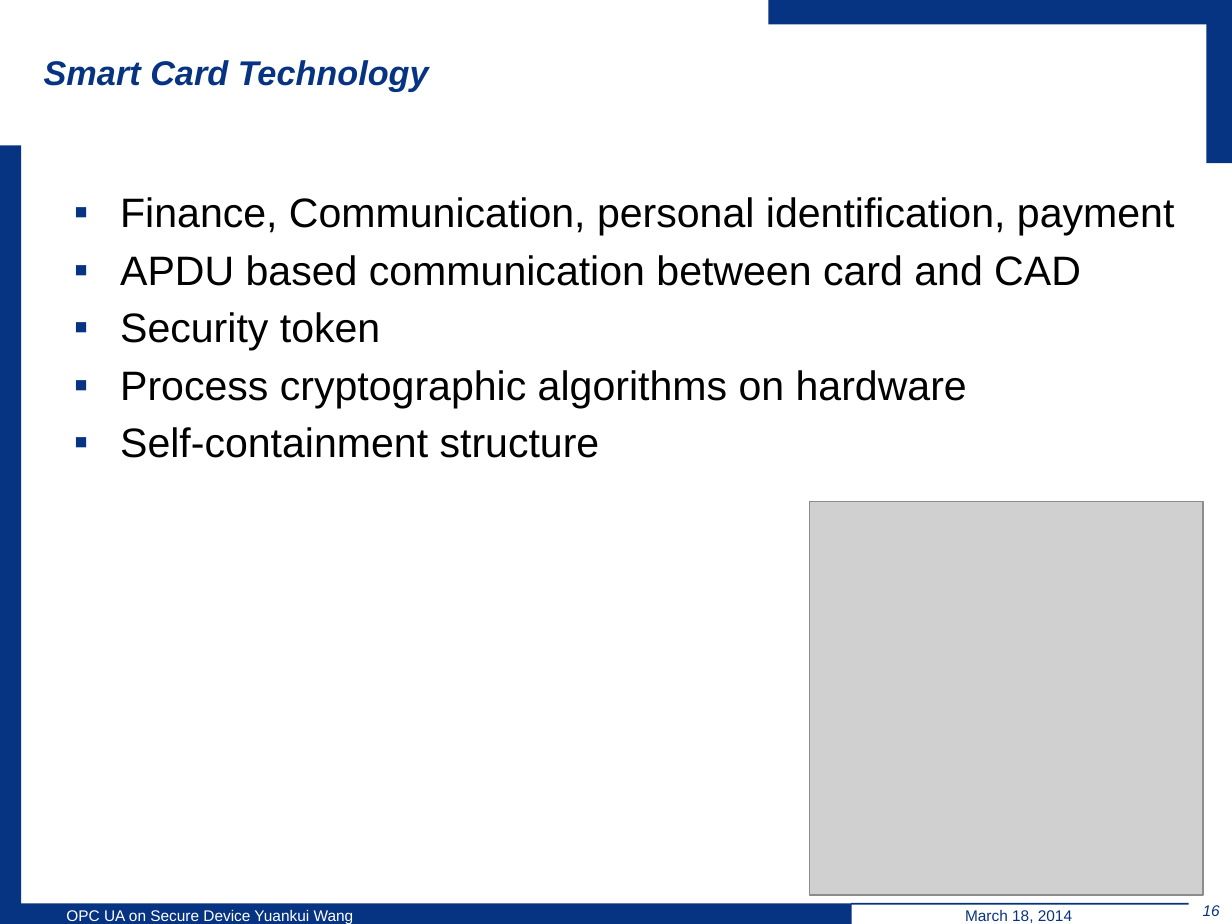
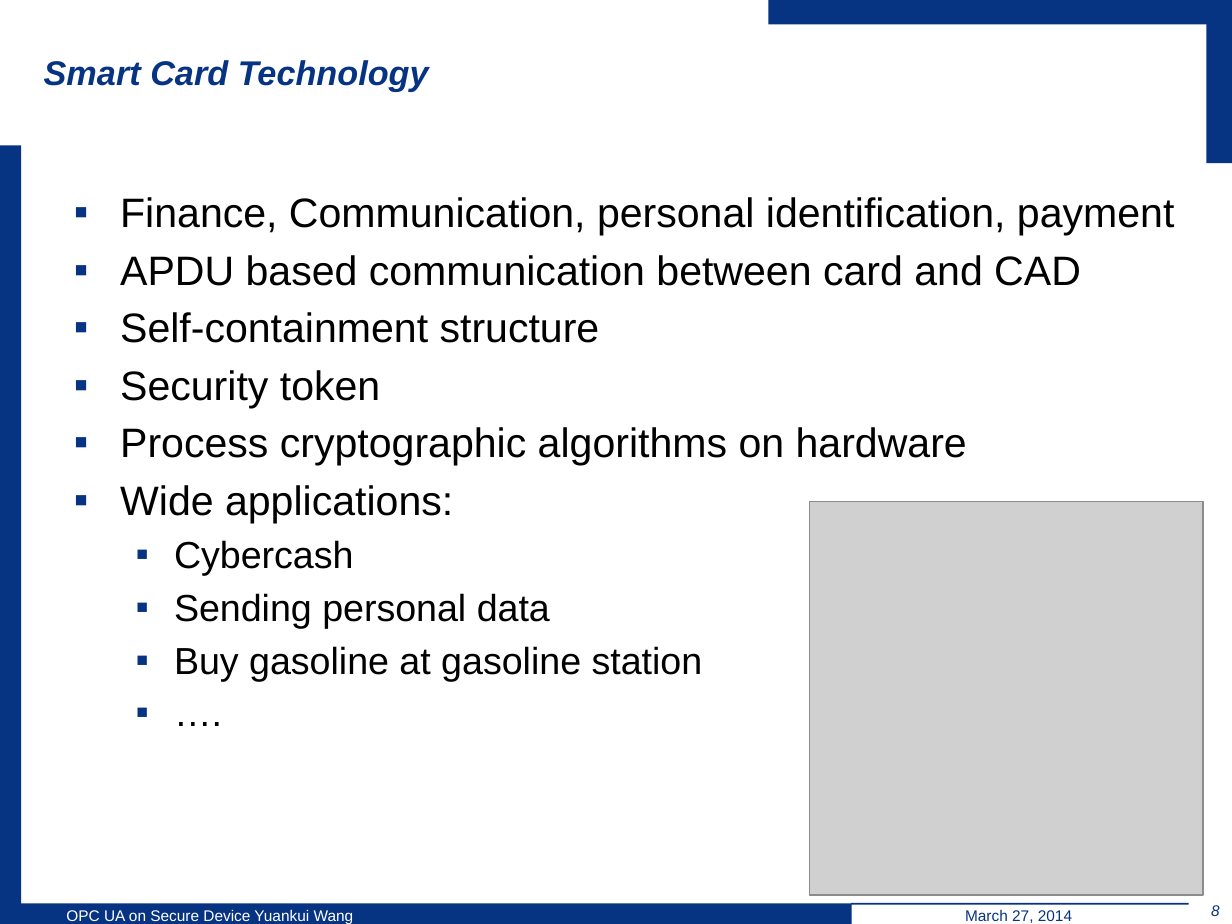
Before and after one commit to wsuetholz/opc-ua-wangyk-upb-morpho, a slide deck: slide 8 of ppt/Implementation Object Linking and Embedding for Processes Control.pptx (slide 16 before the commit). Drawn at 1232x924 pixels with LibreOffice and Linux fonts; fonts in the diff are those of the drawing; grey boxes stand for pictures; background and template pictures are left out. Boxes give left, top, right and bottom in pixels: in the first picture for what was removed or moved away, otherwise in the second. Text is boxed around its words. In the diff, an @@ line names an element or a change of style, - is before the commit and + after.

```diff
--- a/ppt/Implementation Object Linking and Embedding for Processes Control.pptx
+++ b/ppt/Implementation Object Linking and Embedding for Processes Control.pptx
@@ text at [120,312,600,343]: paragraph added @@
+▪ Self-containment structure
@@ text at [120,485,703,681]: text changed; size 24 to 22 pt @@
-▪ Self-containment structure
+▪ Wide applications:
+  ▪ Cybercash
+  ▪ Sending personal data
+  ▪ Buy gasoline at gasoline station
+  ▪ ….
@@ text at [965,910,1072,923]: text changed @@
-March 18, 2014
+March 27, 2014
@@ page number at [1211,905,1220,916]: text changed @@
-16
+8
```
Also in this commit, not shown: 15 other slides changed, 7 slides removed.
